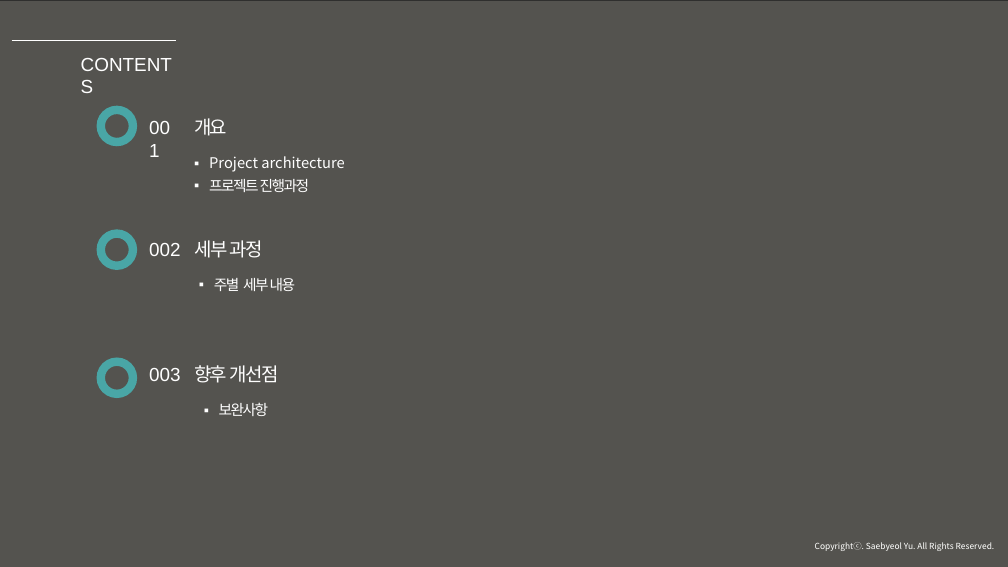
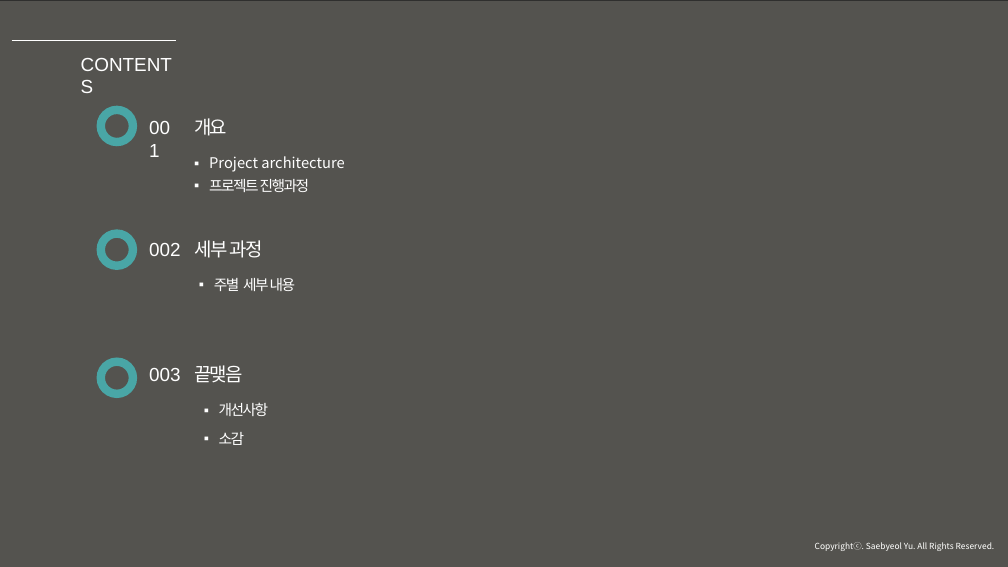
Before and after one commit to JuJinPark/interproject-process, a slide deck: slide 2 of 발표/internProject(20191010).pptx. Drawn at 1008x567 pixels with LibreOffice and Linux fonts; fonts in the diff are those of the drawing; background and template pictures are left out; a plain dark background stands for a picture behind light text. Boxes give left, top, right and bottom in pixels: in the first picture for what was removed or moved away, otherwise in the second. Text is boxed around its words. In the diff, an @@ line names an element or a change of style, - is before the commit and + after.

```diff
--- a/발표/internProject(20191010).pptx
+++ b/발표/internProject(20191010).pptx
@@ text at box(194, 365, 243, 383): text changed @@
-향후 개선점
+끝맺음
@@ text at box(219, 403, 268, 416): text changed @@
-▪ 보완사항
+▪ 개선사항
@@ text added at box(219, 432, 244, 445), 14 pt, text #FFFFFF @@
+▪ 소감
```
Also in this commit, not shown: 16 other slides changed, 1 slide added.
